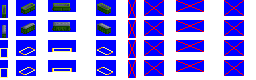
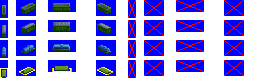
Comparing the layer stacks of the two 256 × 80 images. Changes:
painted on "Layer 2" over (x1=2, y1=44, x2=111, y2=78)
painted on "Layer 1" over (x1=0, y1=47, x2=113, y2=58)
